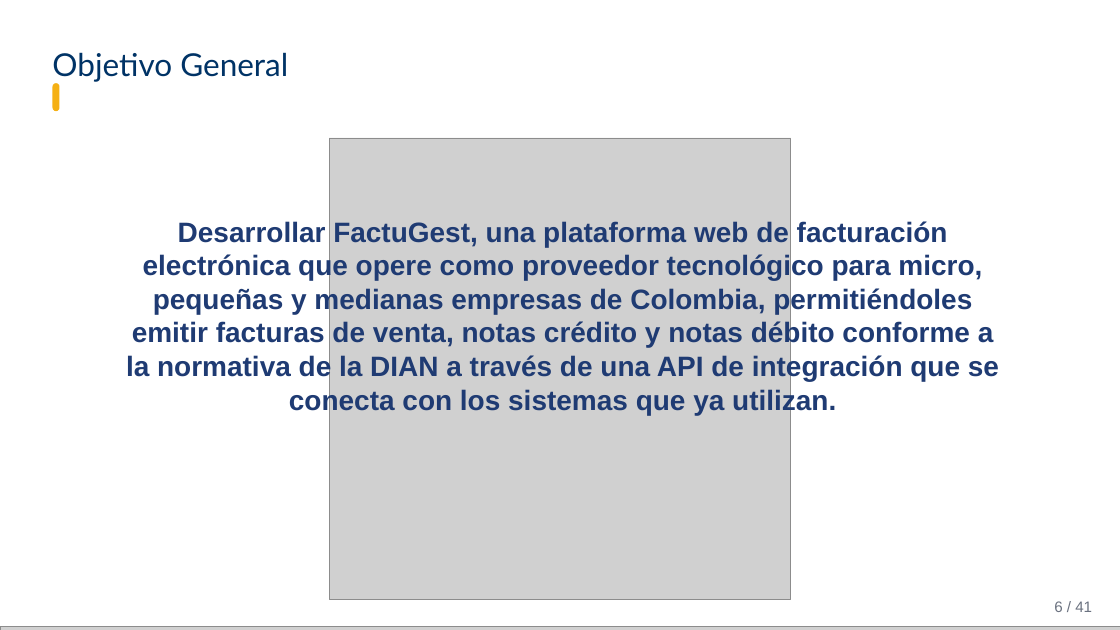
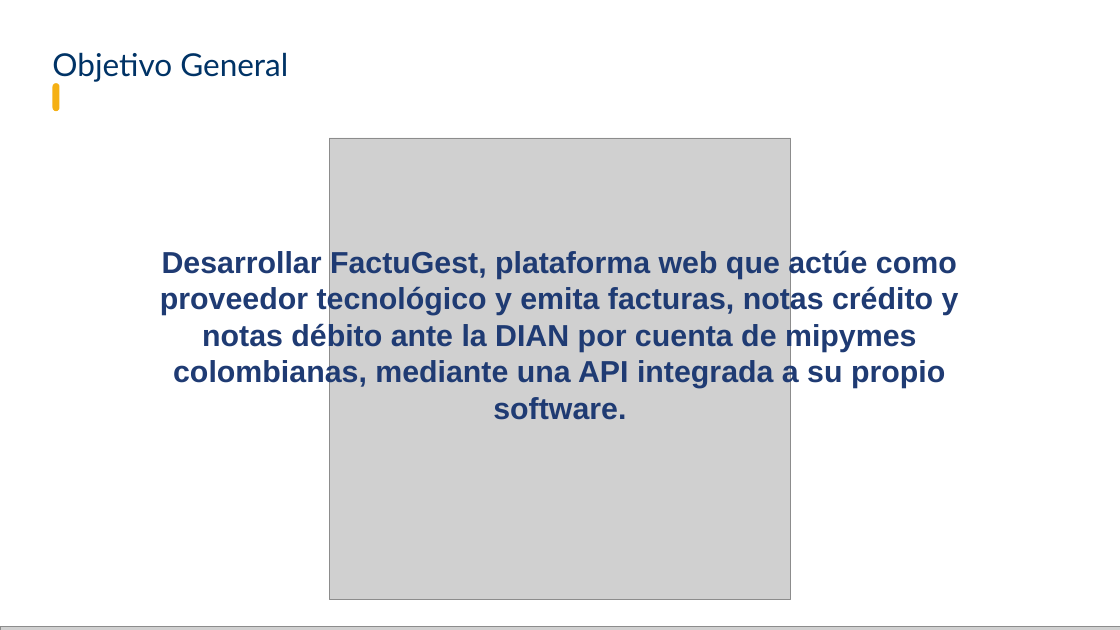
Before and after one commit to Brandonpyjv/Factugest, a slide deck: slide 6 of docs expo/carpeta exposicion/FactuGest - Sustentación.pptx. Drawn at 1120x630 pixels with LibreOffice and Linux fonts; fonts in the diff are those of the drawing; grey boxes stand for pictures; background and template pictures are left out. Boxes give left, top, right and bottom in pixels: in the first picture for what was removed or moved away, otherwise in the second. Text is boxed around its words. In the diff, an @@ line names an element or a change of style, - is before the commit and + after.

```diff
--- a/docs expo/carpeta exposicion/FactuGest - Sustentación.pptx
+++ b/docs expo/carpeta exposicion/FactuGest - Sustentación.pptx
@@ text at (160,249,959,420): text changed; size 24 to 26 pt @@
-Desarrollar FactuGest, una plataforma web de facturación electrónica que opere como proveedor tecnológico para micro, pequeñas y medianas empresas de Colombia, permitiéndoles emitir facturas de venta, notas crédito y notas débito conforme a la normativa de la DIAN a través de una API de integración que se conecta con los sistemas que ya utilizan.
+Desarrollar FactuGest, plataforma web que actúe como proveedor tecnológico y emita facturas, notas crédito y notas débito ante la DIAN por cuenta de mipymes colombianas, mediante una API integrada a su propio software.
@@ text removed at (1054,601,1092,612) @@
-6 / 41
```
Also in this commit, not shown: 35 other slides changed, 2 slides added, 5 slides removed, 10 other files.
